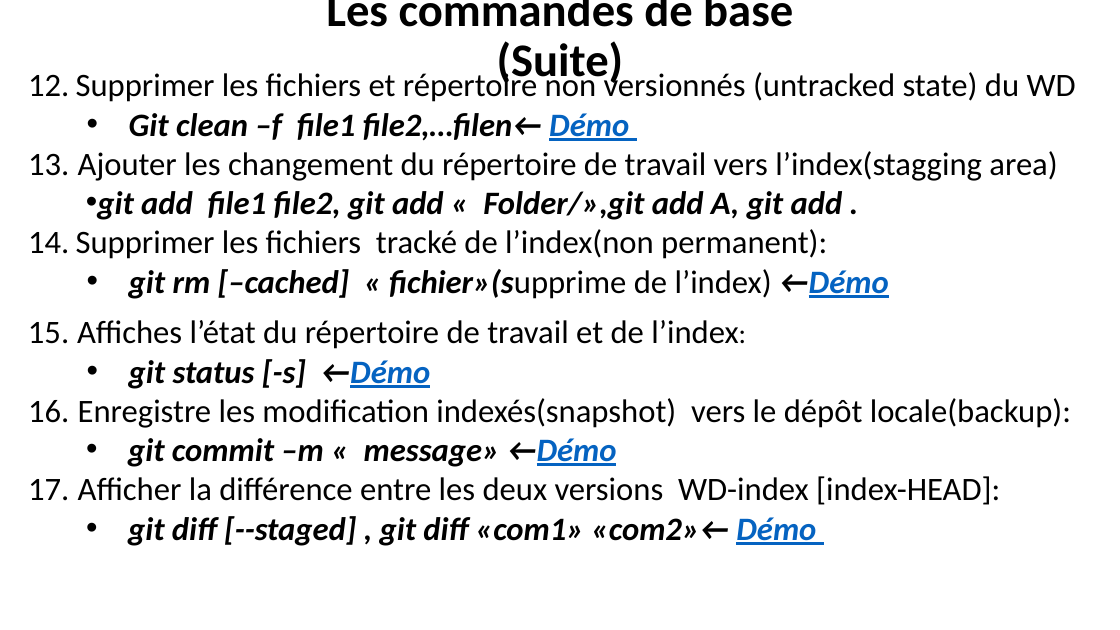
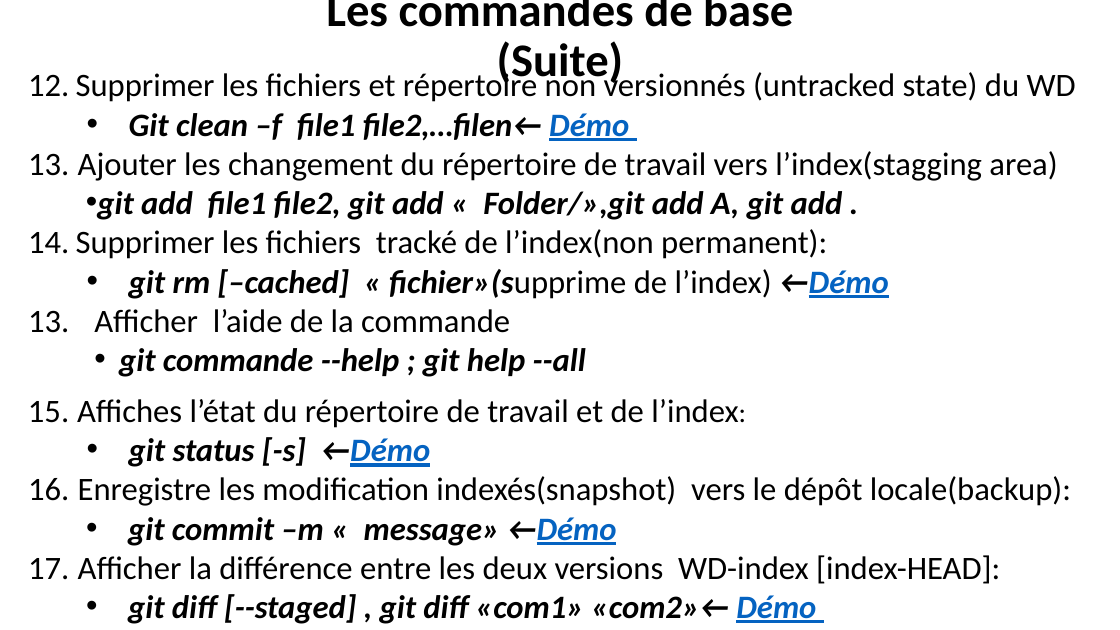
Before and after one commit to belakebiboussad/form, a slide deck: slide 9 of Formation Git.pptx. Drawn at 1120x630 pixels with LibreOffice and Linux fonts; fonts in the diff are those of the drawing. Boxes give left, top, right and bottom in pixels: in the first picture for what was removed or moved away, otherwise in the second. Text is boxed around its words. In the diff, an @@ line names an element or a change of style, - is before the commit and + after.

```diff
--- a/Formation Git.pptx
+++ b/Formation Git.pptx
@@ text at <box>94,309,586,377</box>: paragraphs added @@
+  13. Afficher l’aide de la commande
+  • git commande --help ; git help --all
```
Also in this commit, not shown: 1 slide added, 4 other files.
